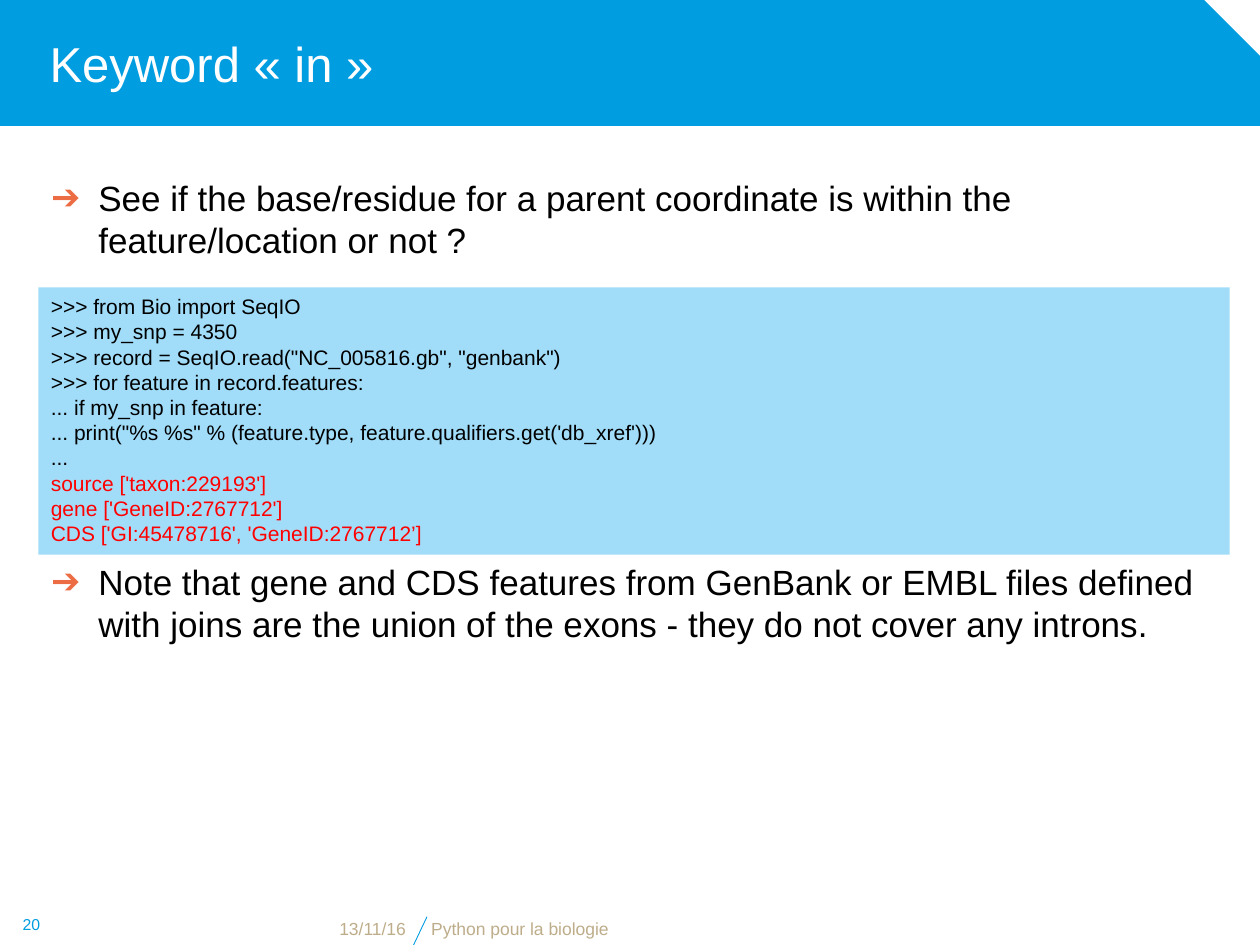
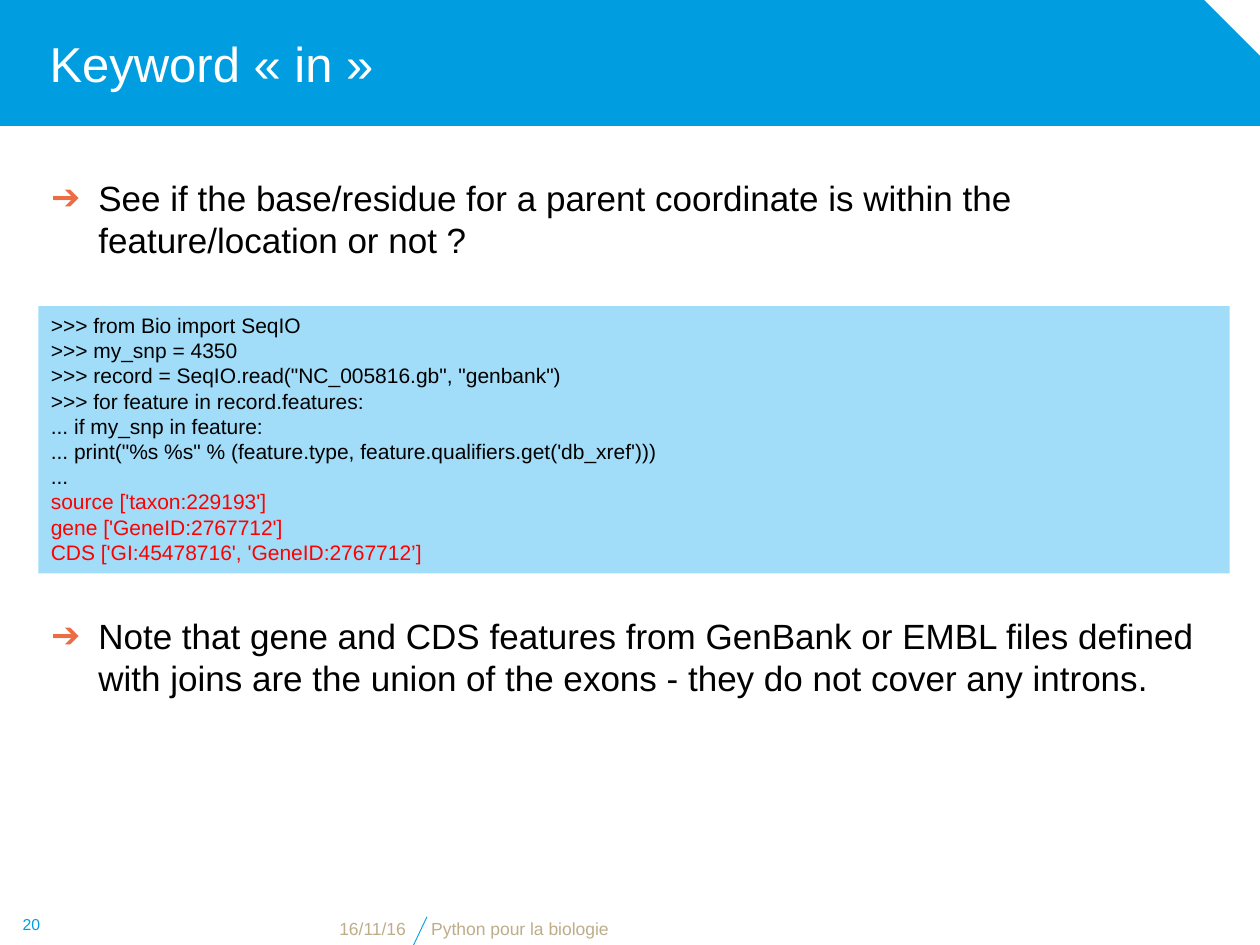
Before and after one commit to bdartigues/python_cnrs_formation, a slide deck: slide 20 of slides/python_biopython_SeqAnnotation_Object.pptx. Drawn at 1260x945 pixels with LibreOffice and Linux fonts; fonts in the diff are those of the drawing; background and template pictures are left out. Boxes give left, top, right and bottom in pixels: in the first picture for what was removed or moved away, otherwise in the second. Text is boxed around its words. In the diff, an @@ line names an element or a change of style, - is before the commit and + after.

```diff
--- a/slides/python_biopython_SeqAnnotation_Object.pptx
+++ b/slides/python_biopython_SeqAnnotation_Object.pptx
@@ rectangle ">>> from Bio import SeqIO" moved from (x1=39, y1=287, x2=1230, y2=554) to (x1=39, y1=306, x2=1230, y2=573) @@
@@ text "Note that gene and CDS ..." moved from (x1=98, y1=569, x2=1193, y2=644) to (x1=98, y1=623, x2=1193, y2=697) @@
@@ text at (x1=339, y1=922, x2=406, y2=935): text changed @@
-13/11/16
+16/11/16
```
Also in this commit, not shown: 30 other slides changed, 2 slides removed, 8 other files.
